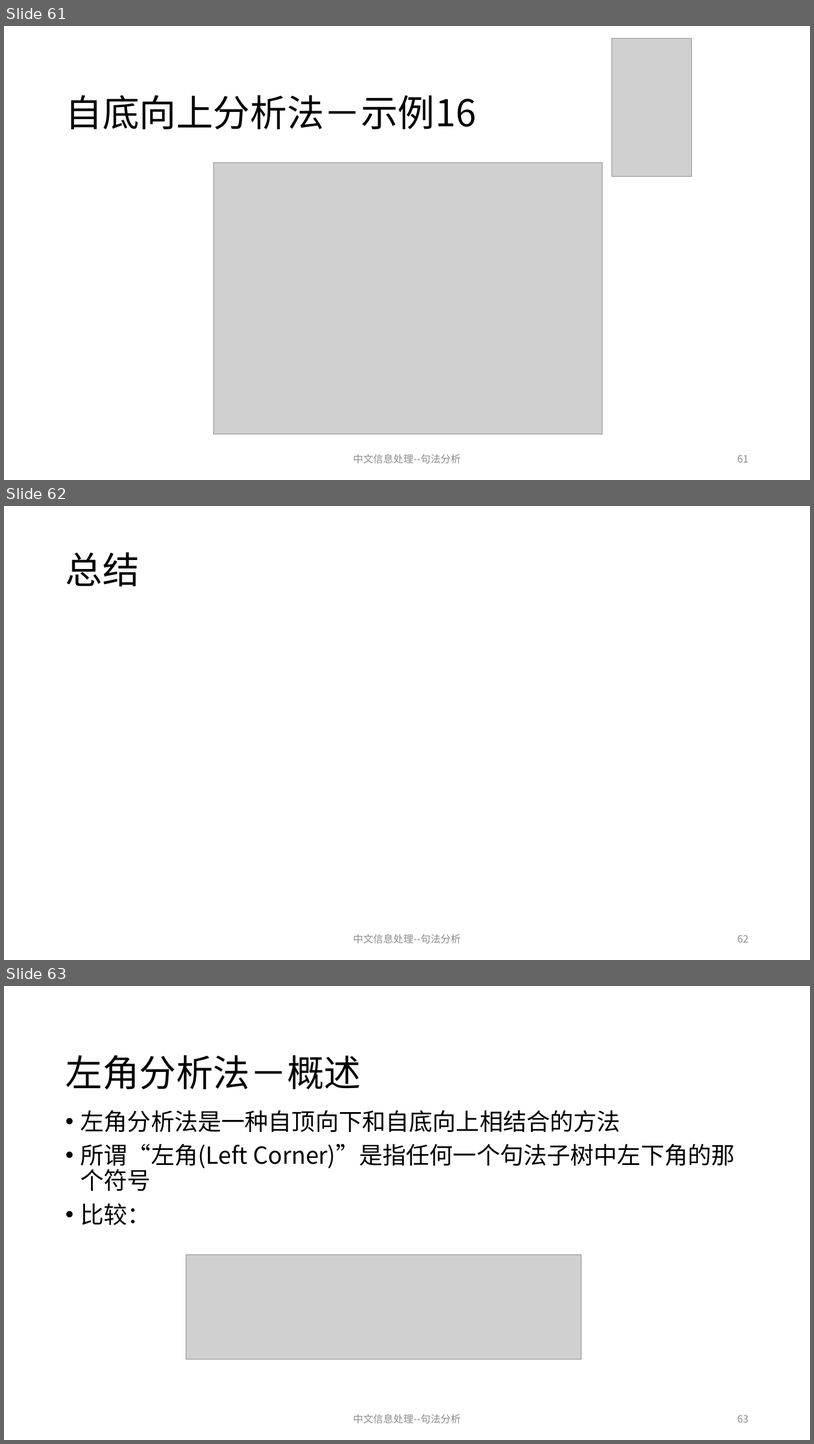
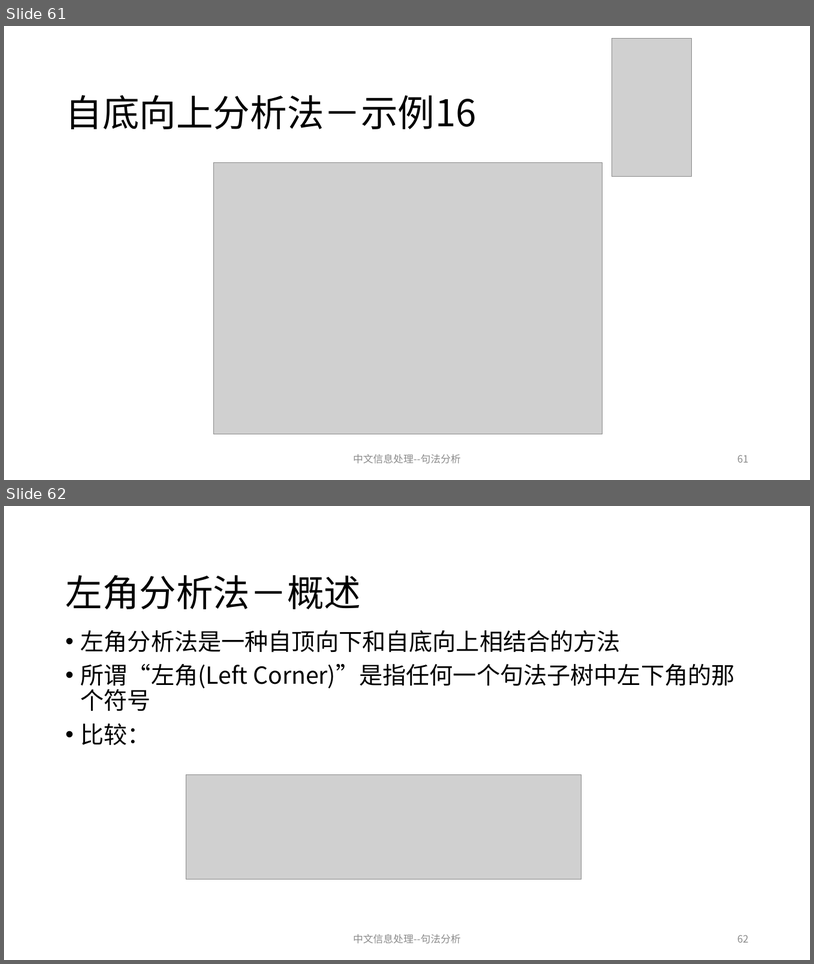
Before and after one commit to charlesXu86/Chatbot_CN, a slide deck: Chatbot_Doc/课程/NLP-6-句法分析.pptx. Shown one above the other, each under a label of ours: slides 61, 62 and 63 before the commit, slides 61 and 62 after it. The pictures are 814x1444 and 814x964 pixels, drawn with LibreOffice and Linux fonts; fonts in the diff are those of the drawing; grey boxes stand for pictures. Boxes give left, top, right and bottom in pixels: in the first picture for what was removed or moved away, otherwise in the second. Text is boxed around its words. In the diff, an @@ line names an element or a change of style, - is before the commit and + after.

Commit message:
句法分析

```diff
--- a/Chatbot_Doc/课程/NLP-6-句法分析.pptx
+++ b/Chatbot_Doc/课程/NLP-6-句法分析.pptx
@@ slide 62 removed at [4, 506, 810, 960], background #FFFFFF @@
@@ title removed at [65, 552, 139, 586] @@
-总结
@@ text removed at [353, 934, 461, 943] @@
-中文信息处理--句法分析
@@ page number removed at [738, 934, 749, 942] @@
-62
@@ what was slide 63 is now slide 62 @@
@@ page number at [738, 934, 749, 942]: text changed @@
-63
+62
```
Also in this commit, not shown: 3 slides changed, 1 slide added.
